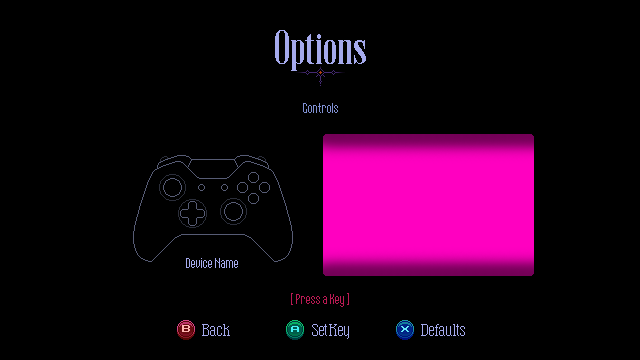
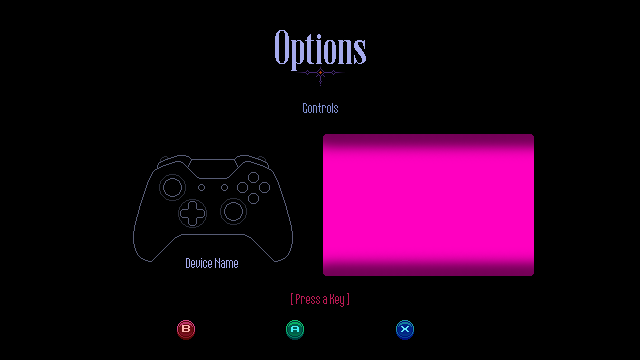
Revision of a layered (640, 360) image; what changed, layer by layer:
painted on "back_xbox_0" over [202, 324, 230, 336]
painted on "setKey_xbox_0" over [312, 324, 349, 339]
painted on "defaults_xbox_0" over [421, 324, 465, 336]